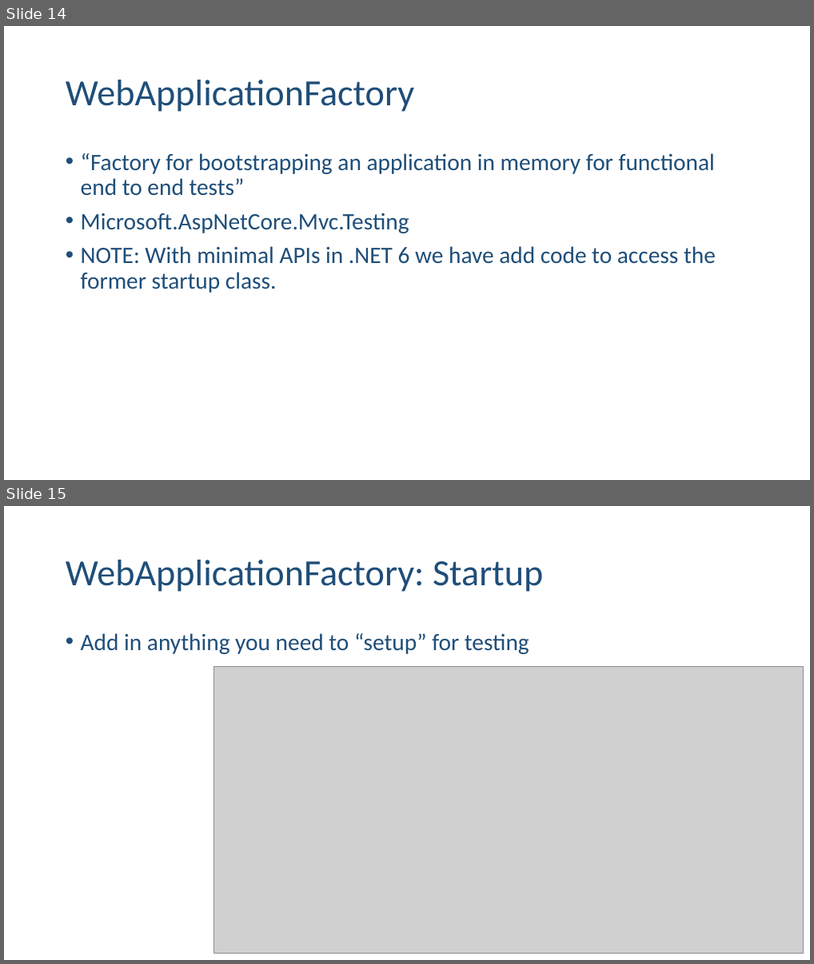
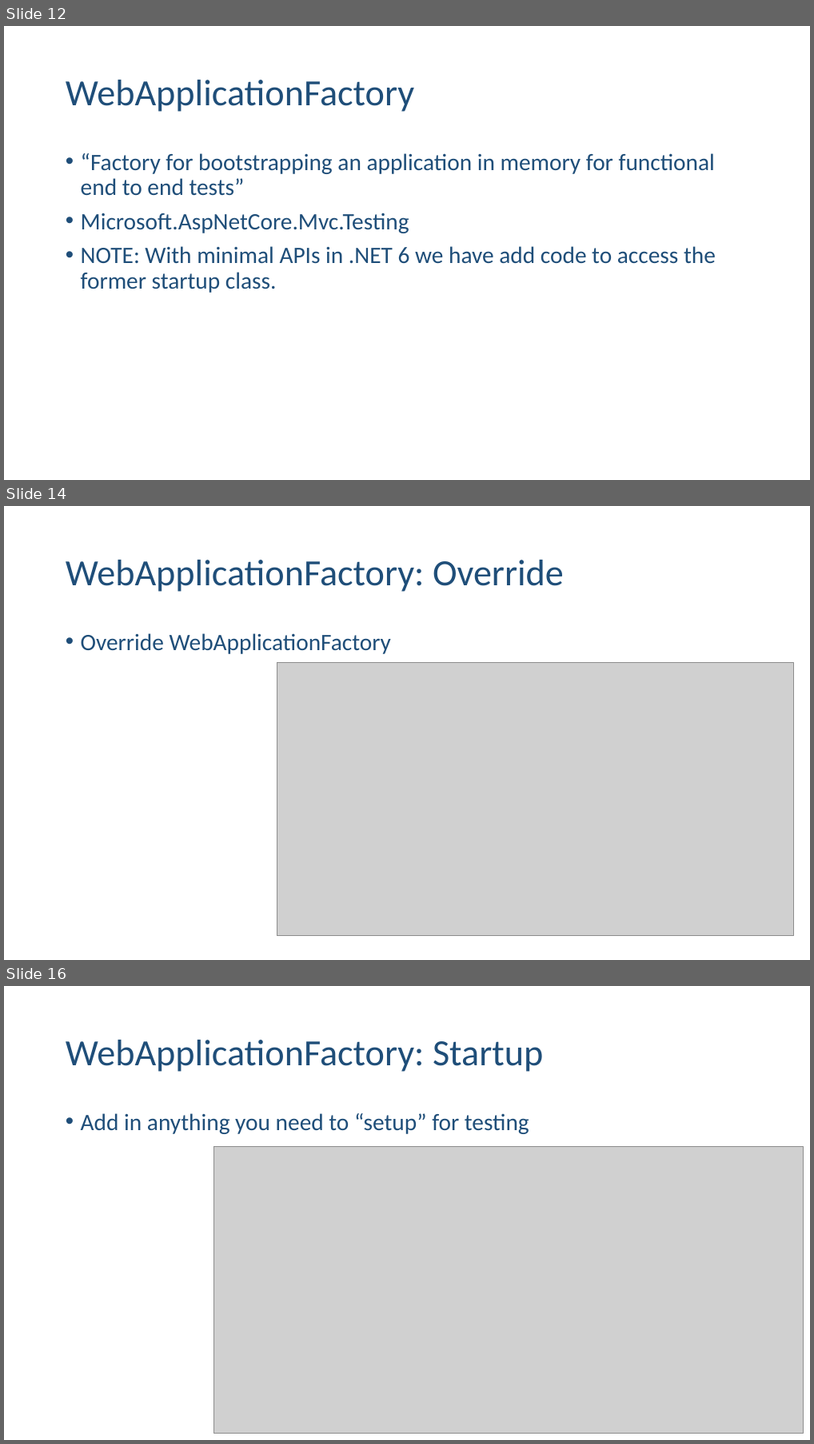
Before and after one commit to ehennis/Blog, a slide deck: WebApplicationFactory/NebraskaCode.pptx. Shown one above the other, each under a label of ours: slides 14 and 15 before the commit, slides 12, 14 and 16 after it; the slides between them are not shown. The pictures are 814x964 and 814x1444 pixels, drawn with LibreOffice and Linux fonts; fonts in the diff are those of the drawing; grey boxes stand for pictures. Boxes give left, top, right and bottom in pixels: in the first picture for what was removed or moved away, otherwise in the second. Text is boxed around its words. In the diff, an @@ line names an element or a change of style, - is before the commit and + after.

```diff
--- a/WebApplicationFactory/NebraskaCode.pptx
+++ b/WebApplicationFactory/NebraskaCode.pptx
@@ slide 14 added at box(4, 506, 810, 960), background #FFFFFF @@
@@ title added at box(66, 560, 564, 592), 44 pt, text #1F4E79 @@
+WebApplicationFactory: Override
@@ text added at box(81, 633, 391, 654), 28 pt, text #1F4E79 @@
+• Override WebApplicationFactory
@@ picture added at box(277, 663, 794, 936) @@
@@ what was slide 14 is now slide 12 @@
@@ what was slide 15 is now slide 16 @@
```
Also in this commit, not shown: 3 slides changed, 2 other slides added, 18 other files.
